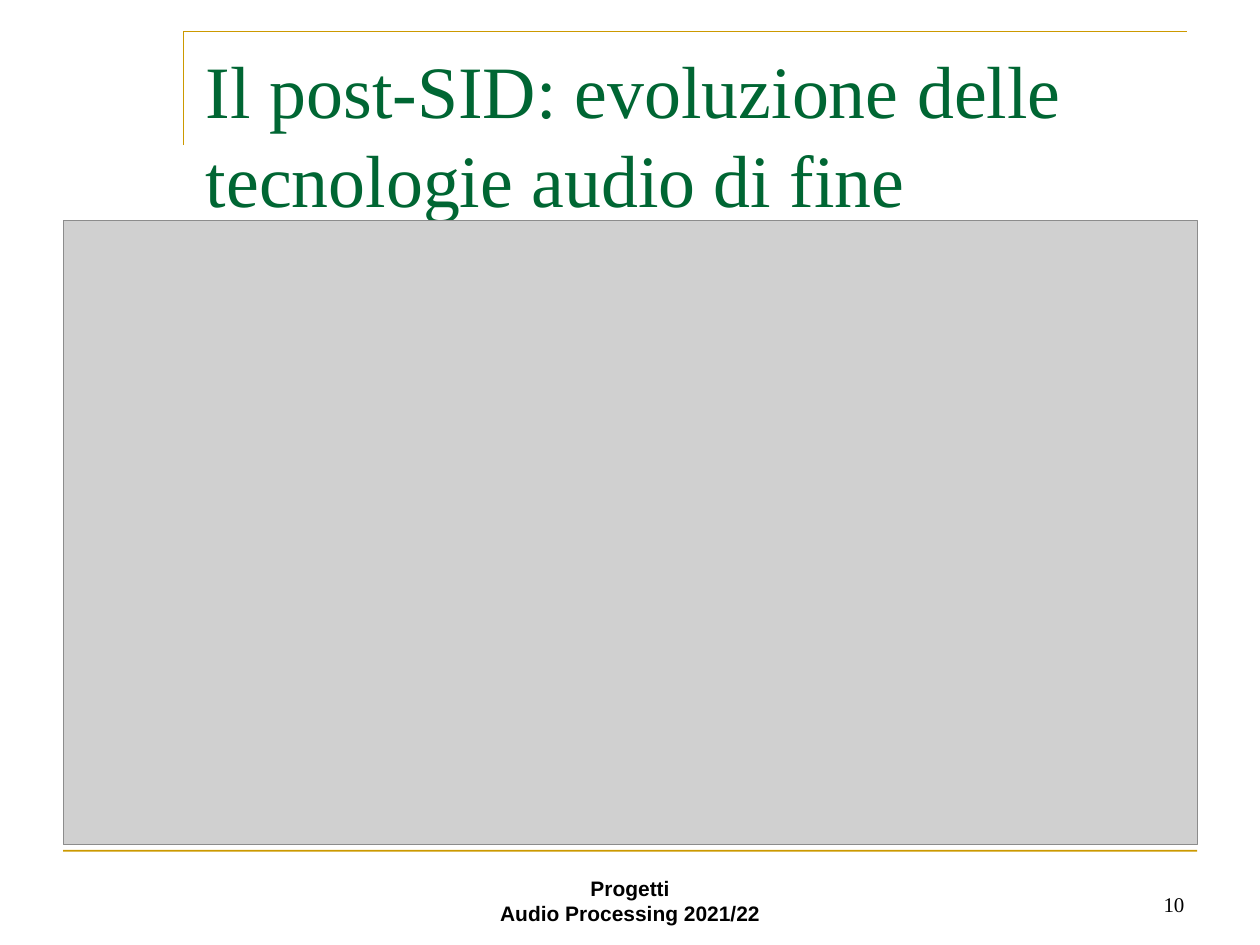
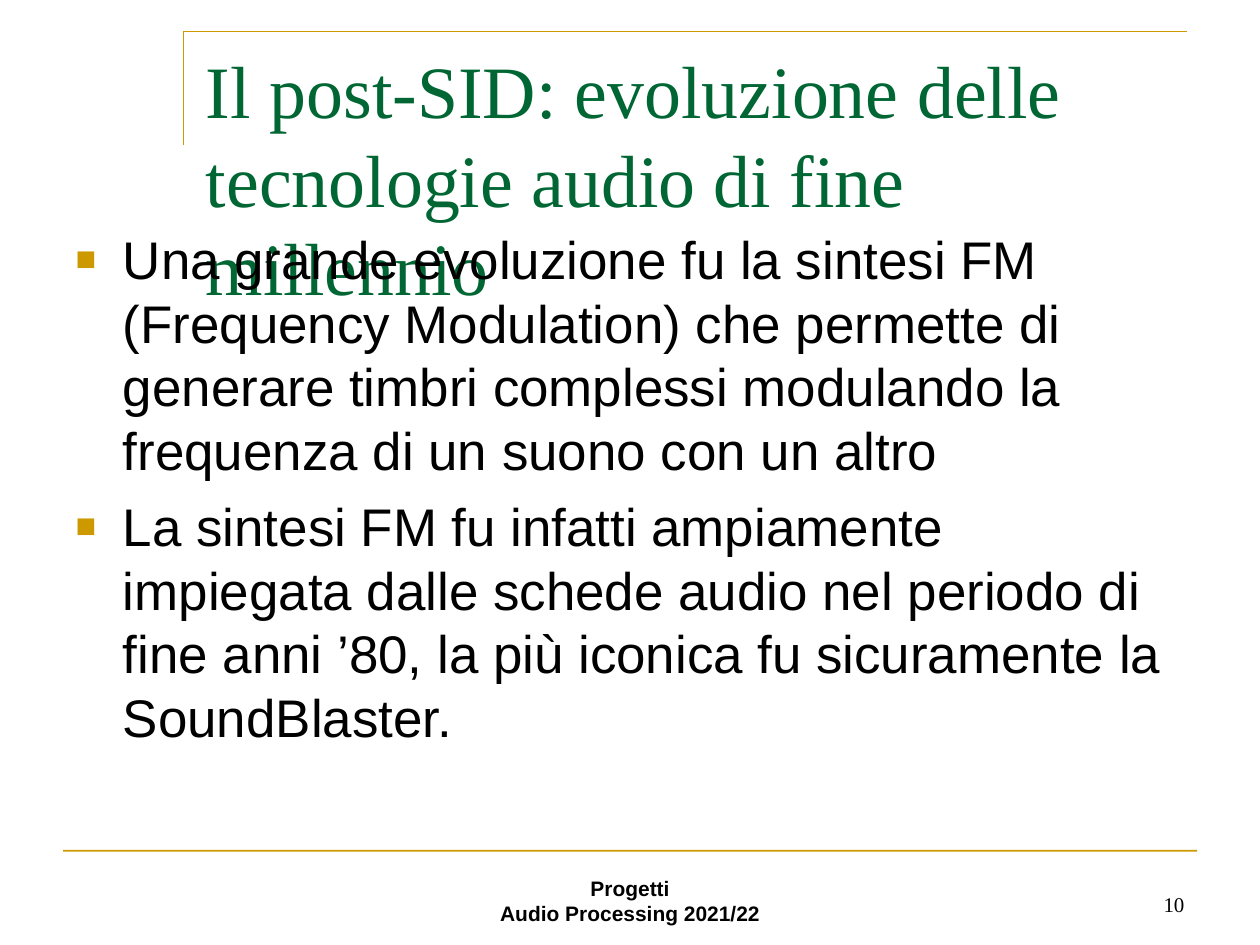
Before and after one commit to Gallo00/Progetto-AUDIO, a slide deck: slide 10 of step3.ppt. Drawn at 1260x945 pixels with LibreOffice and Linux fonts; fonts in the diff are those of the drawing; grey boxes stand for pictures; background and template pictures are left out. Boxes give left, top, right and bottom in pixels: in the first picture for what was removed or moved away, otherwise in the second. Text is boxed around its words. In the diff, an @@ line names an element or a change of style, - is before the commit and + after.

Commit message:
post sid

```diff
--- a/step3.ppt
+++ b/step3.ppt
@@ picture removed at (63,221,1197,845) @@
@@ text added at (123,240,1160,738), 43 pt, text #000000 @@
+■ Una grande evoluzione fu la sintesi FM (Frequency Modulation) che permette di generare timbri complessi modulando la frequenza di un suono con un altro
+■ La sintesi FM fu infatti ampiamente impiegata dalle schede audio nel periodo di fine anni ’80, la più iconica fu sicuramente la SoundBlaster.
```
